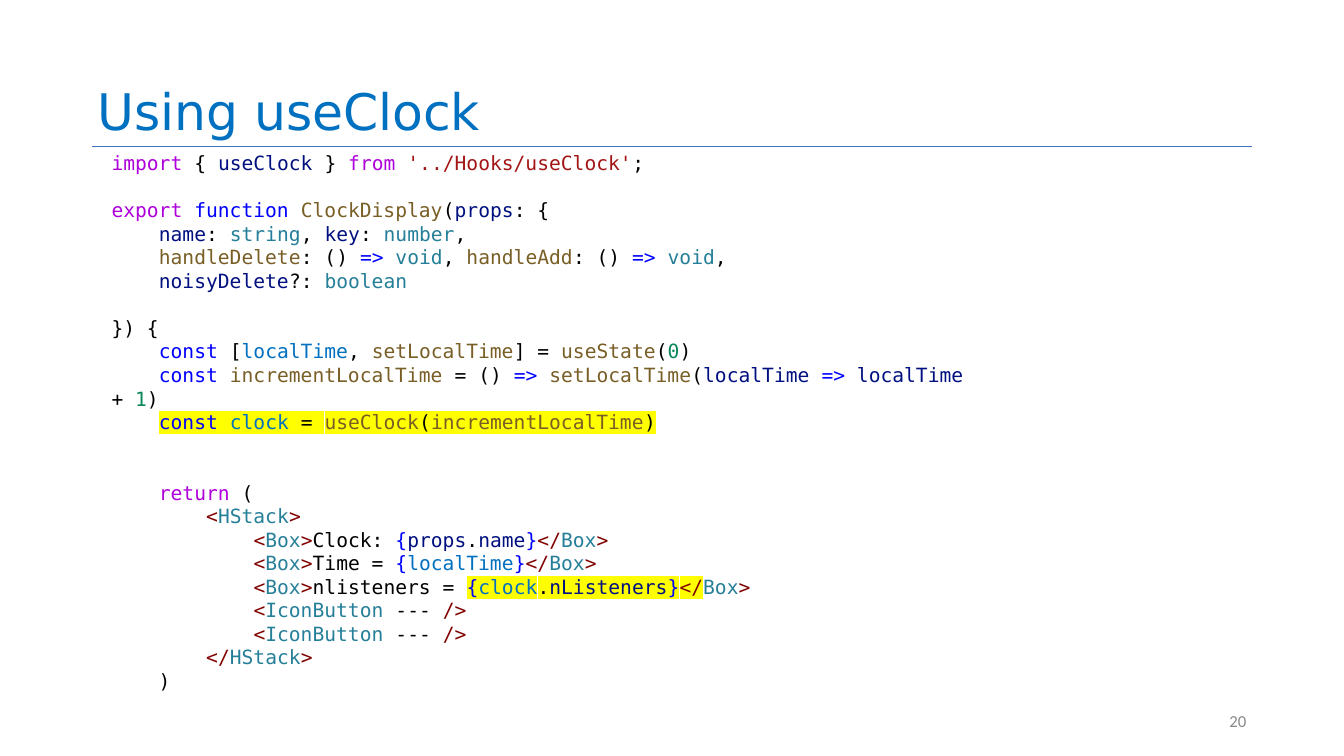
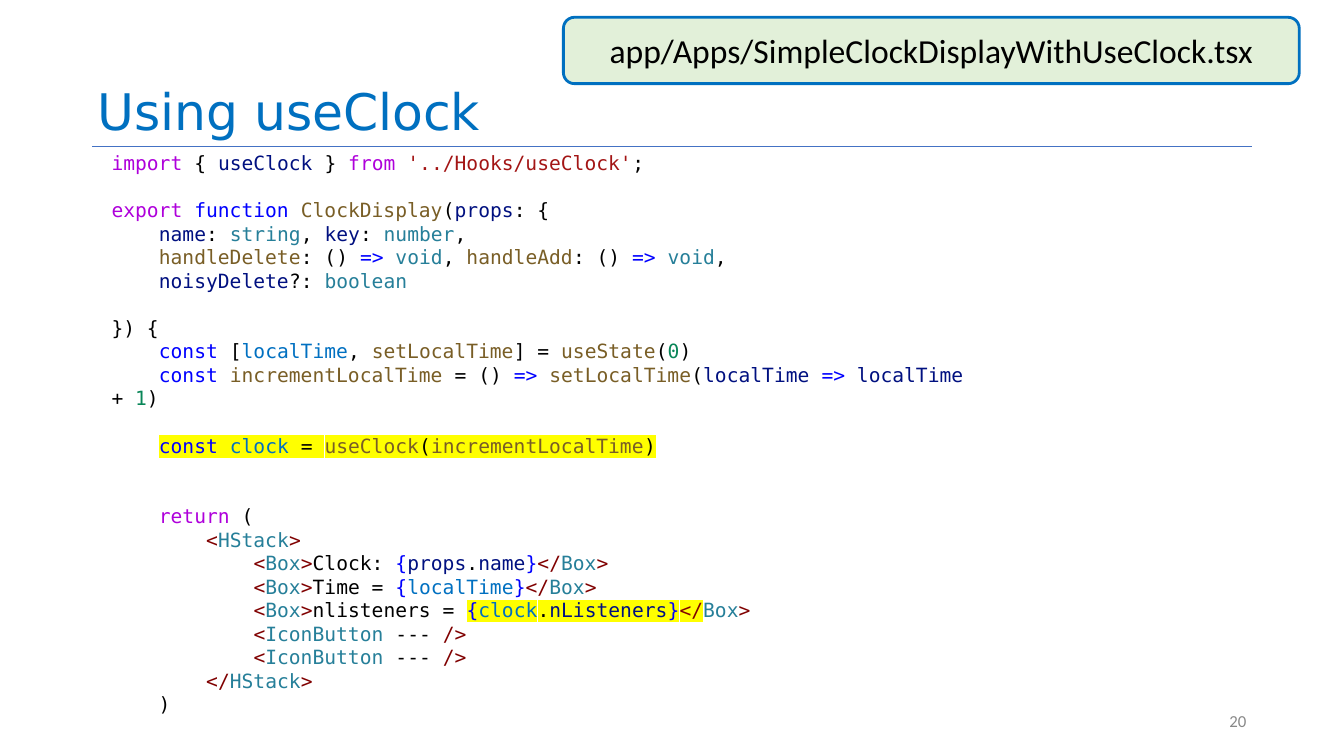
Before and after one commit to neu-se/CS4530-Fall-2023, a slide deck: slide 20 of Slides/Module 08 React Hooks.pptx. Drawn at 1344x756 pixels with LibreOffice and Linux fonts; fonts in the diff are those of the drawing. Boxes give left, top, right and bottom in pixels: in the first picture for what was removed or moved away, otherwise in the second. Text is boxed around its words. In the diff, an @@ line names an element or a change of style, - is before the commit and + after.

```diff
--- a/Slides/Module 08 React Hooks.pptx
+++ b/Slides/Module 08 React Hooks.pptx
@@ rounded rectangle added at box(564, 17, 1300, 84), fill #E2F0D9, outline #0070C0 2 pt, 24 pt, text #000000 @@
+app/Apps/SimpleClockDisplayWithUseClock.tsx
@@ text at box(135, 367, 963, 456): text changed @@
-const incrementLocalTime = () => setLocalTime(localTime => localTime + 1)
-const clock = useClock(incrementLocalTime)
+const incrementLocalTime = () => setLocalTime(localTime => localTime + 1)
+const clock = useClock(incrementLocalTime)
```
Also in this commit, not shown: 11 other slides changed, 4 other files.
